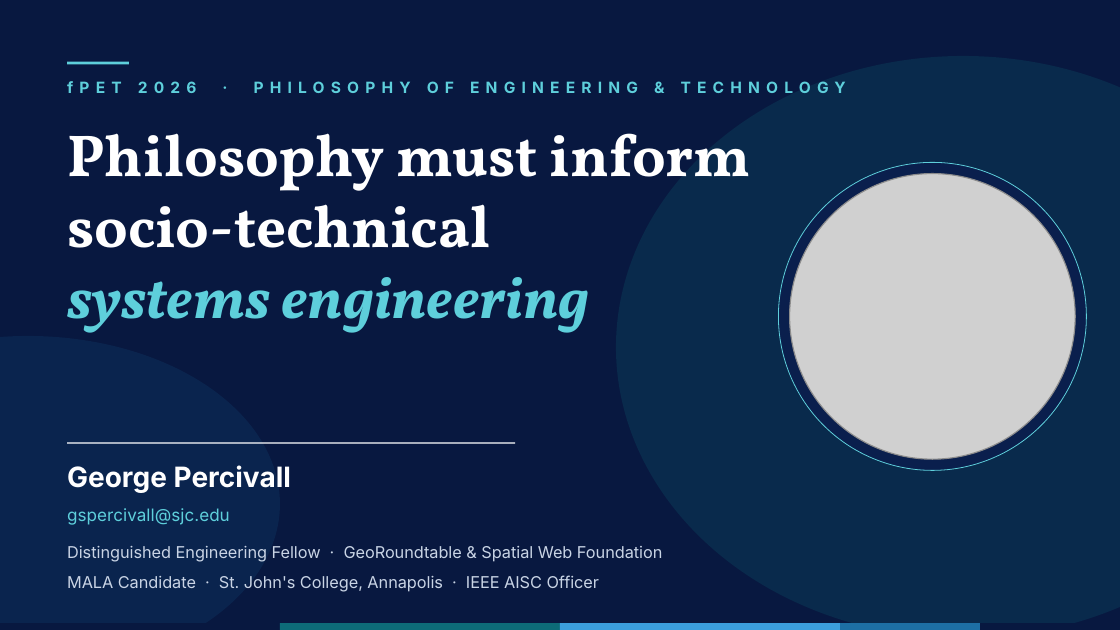
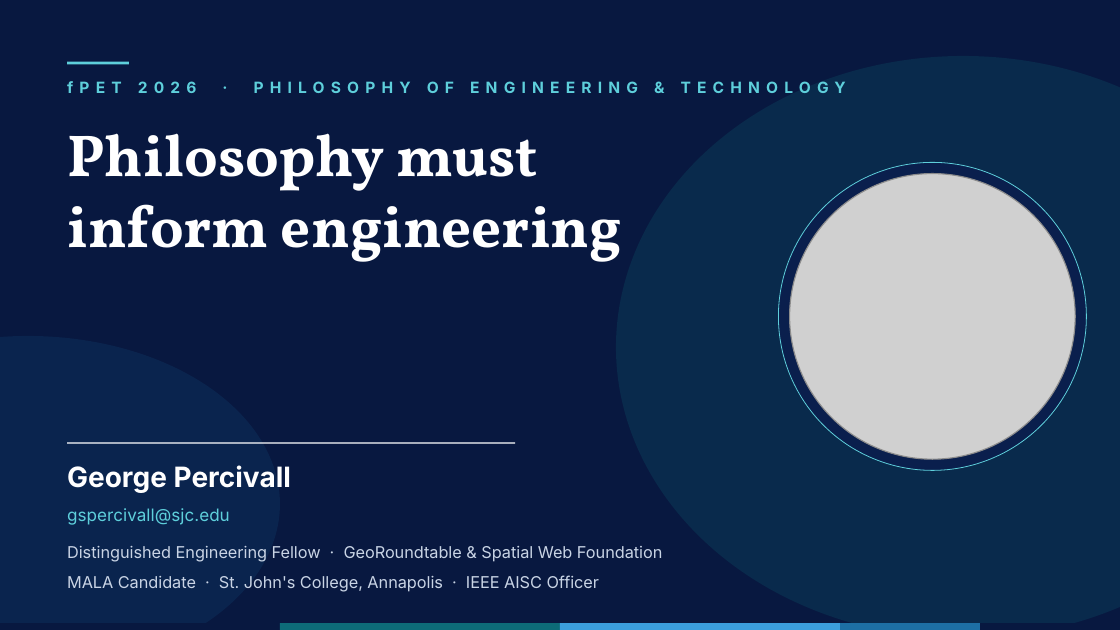
Before and after one commit to percivall/georoundtable.xyz, a slide deck: slide 1 of fPET-2026-Philosophy-must-inform-socio-technical-systems-engineering.pptx. Drawn at 1120x630 pixels with LibreOffice and Linux fonts; fonts in the diff are those of the drawing; grey boxes stand for pictures. Boxes give left, top, right and bottom in pixels: in the first picture for what was removed or moved away, otherwise in the second. Text is boxed around its words. In the diff, an @@ line names an element or a change of style, - is before the commit and + after.

```diff
--- a/fPET-2026-Philosophy-must-inform-socio-technical-systems-engineering.pptx
+++ b/fPET-2026-Philosophy-must-inform-socio-technical-systems-engineering.pptx
@@ text at box(67, 133, 622, 262): text changed @@
-Philosophy must inform
-socio-technical
-systems engineering
+Philosophy must
+inform engineering
```
Also in this commit, not shown: 1 other slide changed, 13 slides added, 7 slides removed, 3 other files.
